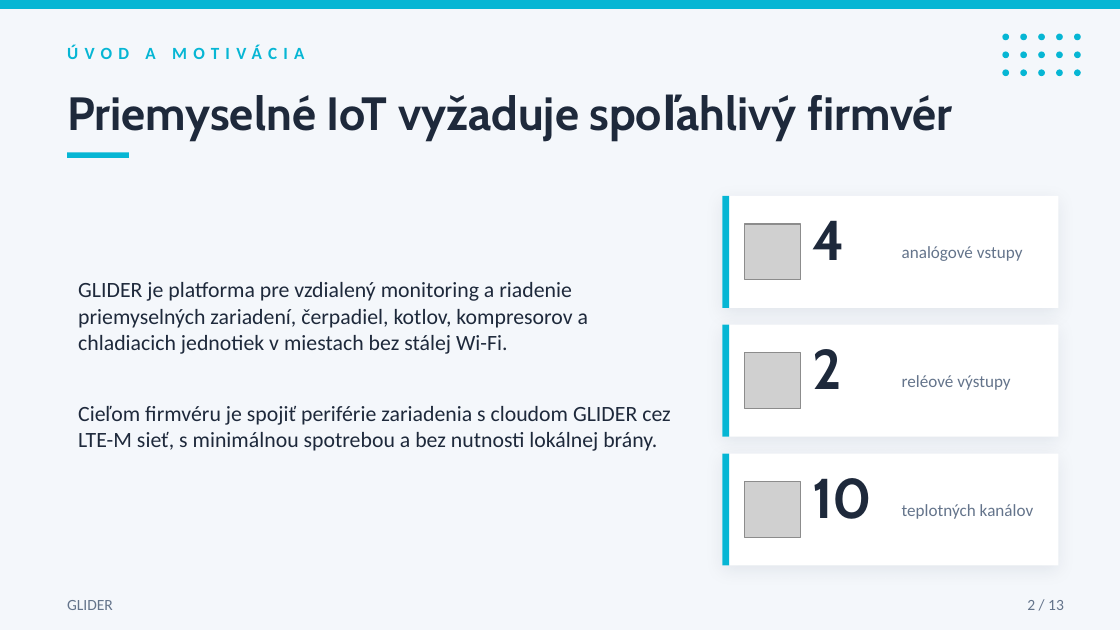
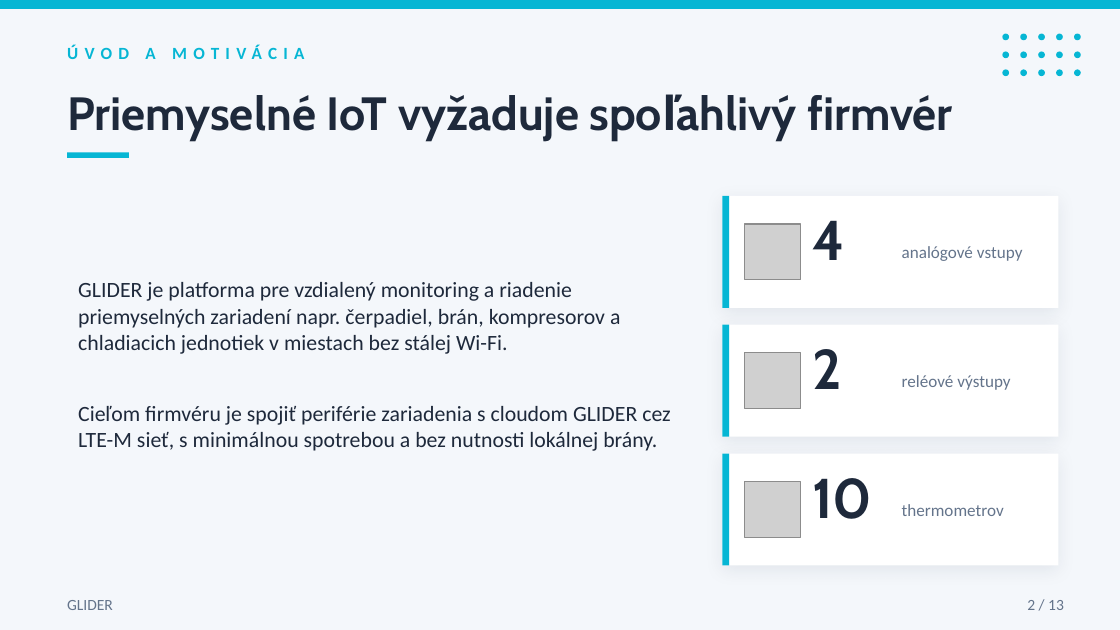
Before and after one commit to Gubledon/praca-stranka, a slide deck: slide 2 of glider_thesis.pptx. Drawn at 1120x630 pixels with LibreOffice and Linux fonts; fonts in the diff are those of the drawing; grey boxes stand for pictures. Boxes give left, top, right and bottom in pixels: in the first picture for what was removed or moved away, otherwise in the second. Text is boxed around its words. In the diff, an @@ line names an element or a change of style, - is before the commit and + after.

Commit message:
update

```diff
--- a/glider_thesis.pptx
+++ b/glider_thesis.pptx
@@ text at (78, 282, 620, 354): text changed @@
-GLIDER je platforma pre vzdialený monitoring a riadenie priemyselných zariadení, čerpadiel, kotlov, kompresorov a chladiacich jednotiek v miestach bez stálej Wi-Fi.
+GLIDER je platforma pre vzdialený monitoring a riadenie priemyselných zariadení napr. čerpadiel, brán, kompresorov a chladiacich jednotiek v miestach bez stálej Wi-Fi.
@@ text at (902, 504, 1004, 516): text changed @@
-teplotných kanálov
+thermometrov
```
Also in this commit, not shown: 8 other slides changed.
